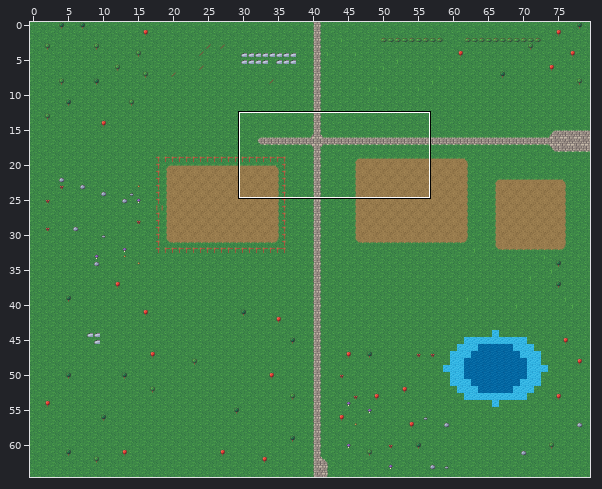
Tiled map: art/own/Maps/Farm.tmx. Above: a wide view before the commit, with the close-up outlined.
Close-up. The starting point:
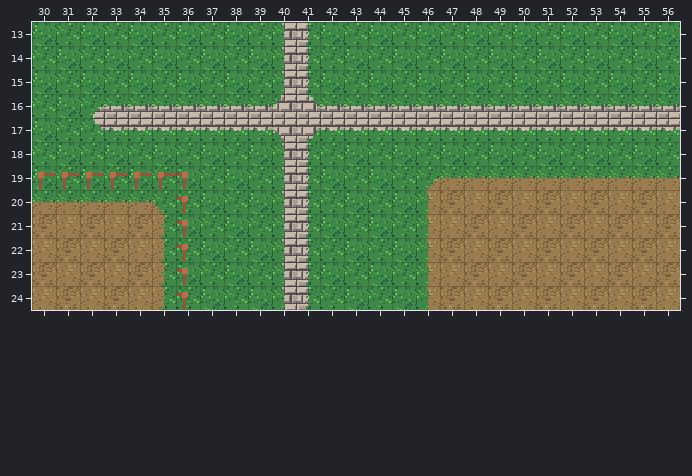
Cells are 16x16 px. Shown: x 30..56, y 13..24. The commit also changed other parts of the map, which this record leaves out.
Now the later version:
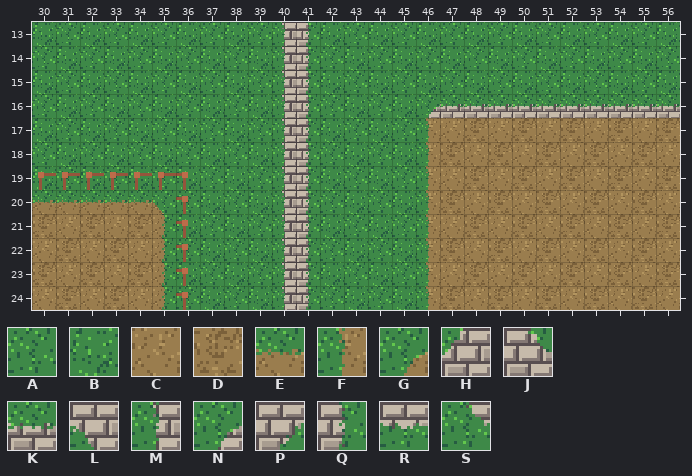
Key: from "terrain": A 0, B 1, C 4, D 5, E 30, F 32, G 34, H 112, J 113, K 114, L 115, M 116, N 118, P 119, Q 121, R 123, S 124.
_ is an empty cell.
Changes in this commit:
Layer "Back":
y 16: x 32..46 NKKKKKKKHJKKKKK -> ABABABABMQABABN
y 17: x 32..56 SRRRRRRRLPRRRRRRRRRRRRRRR -> BABABABAMQBABAFCDCDCDCDCD
y 18: x 46..56 ABABABABABA -> FDCDCDCDCDC
y 19: x 46..56 GEEEEEEEEEE -> FCDCDCDCDCD
Where, in picture pixels (left, top, right, bottom), the same in both close-ups:
changed: (80, 94, 680, 190)
